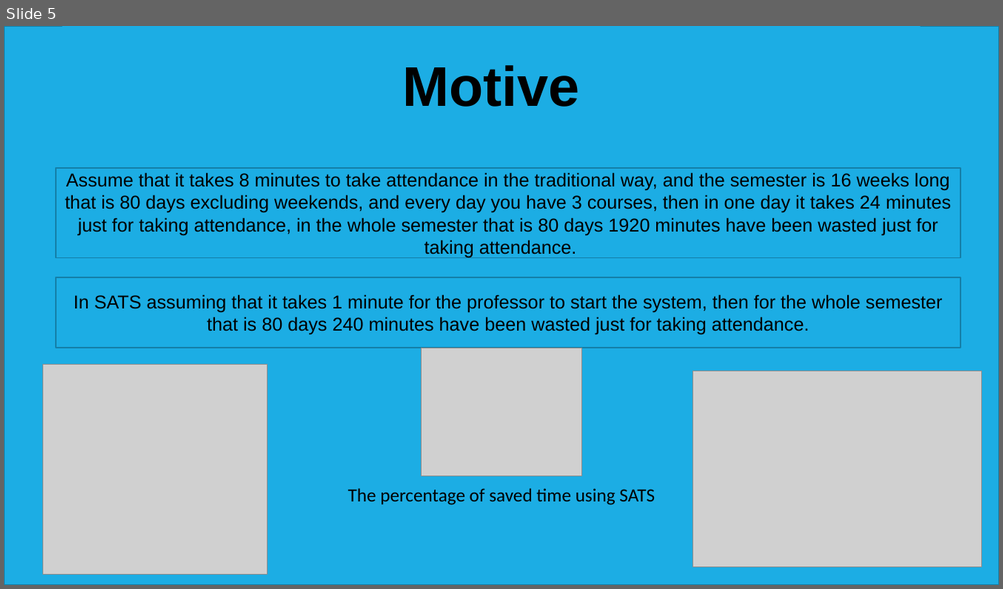
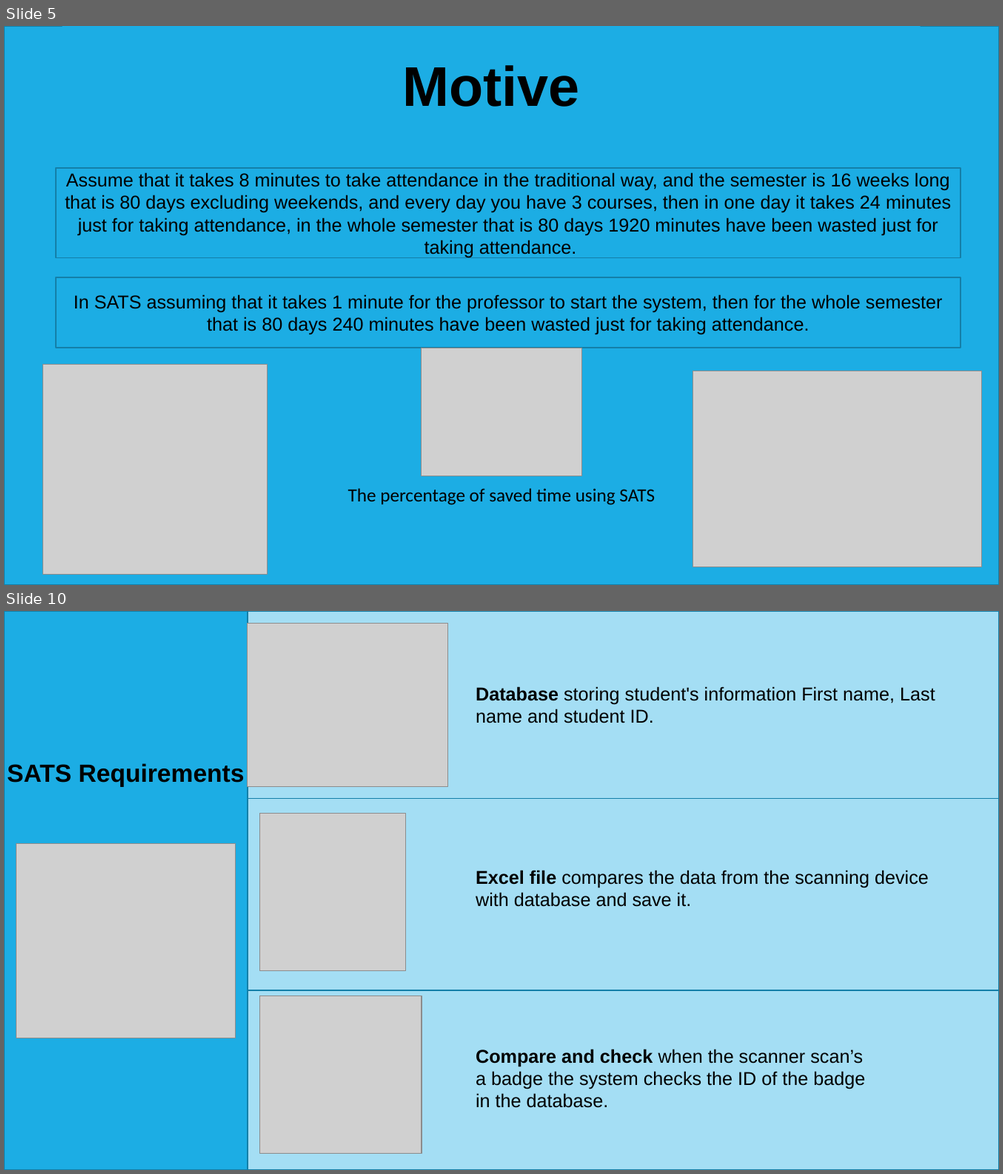
Before and after one commit to hashem-ali/SATS, a slide deck: ProjectPhases/Project-Phase-03-CS310-F-171.pptx. Shown one above the other, each under a label of ours: slide 5 before the commit, slides 5 and 10 after it; the slides between them are not shown. The pictures are 1003x589 and 1003x1174 pixels, drawn with LibreOffice and Linux fonts; fonts in the diff are those of the drawing; grey boxes stand for pictures. Boxes give left, top, right and bottom in pixels: in the first picture for what was removed or moved away, otherwise in the second. Text is boxed around its words. In the diff, an @@ line names an element or a change of style, - is before the commit and + after.

```diff
--- a/ProjectPhases/Project-Phase-03-CS310-F-171.pptx
+++ b/ProjectPhases/Project-Phase-03-CS310-F-171.pptx
@@ slide 10 added at [4, 611, 999, 1170], background #FFFFFF; not listed: 1 template element that a slide beside it also shows @@
@@ rectangle added at [4, 611, 247, 1170], fill #1CADE4, outline #1580A9 1.25 pt @@
@@ rectangle added at [247, 611, 999, 1170], fill #FFFFFF, outline #1580A9 1.25 pt @@
@@ rectangle added at [247, 611, 999, 799], fill #A4DEF4, outline #1580A9 1.25 pt @@
@@ picture added at [247, 623, 448, 786] @@
@@ text added at [475, 686, 935, 723], 18 pt, text #000000 @@
+Database storing student's information First name, Last name and student ID.
@@ text added at [7, 763, 244, 787], 24 pt, text #000000, bold @@
+SATS Requirements
@@ rectangle added at [247, 796, 999, 991], fill #A4DEF4, outline #1580A9 1.25 pt @@
@@ picture added at [259, 813, 405, 971] @@
@@ picture added at [16, 844, 236, 1039] @@
@@ text added at [475, 870, 928, 907], 18 pt, text #000000 @@
+Excel file compares the data from the scanning device with database and save it.
@@ line added from (102, 976) to (908, 976), #404040 1 pt @@
@@ rectangle added at [247, 991, 999, 1170], fill #A4DEF4, outline #1580A9 1.25 pt @@
@@ picture added at [259, 996, 421, 1153] @@
@@ text added at [475, 1049, 865, 1108], 18 pt, text #000000 @@
+Compare and check when the scanner scan’s a badge the system checks the ID of the badge in the database.
```
Also in this commit, not shown: 2 slides changed, 5 other slides added, 1 slide removed.
